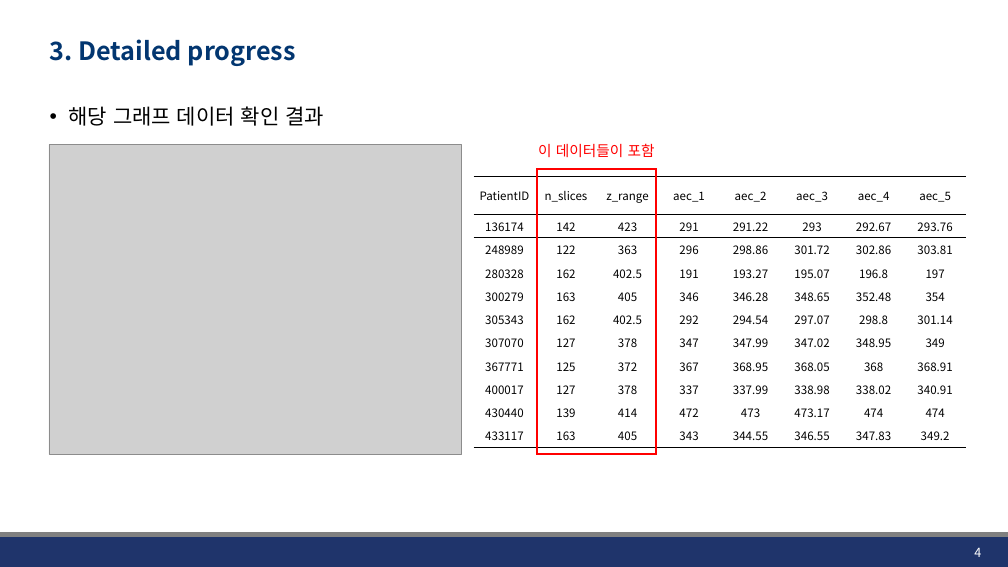
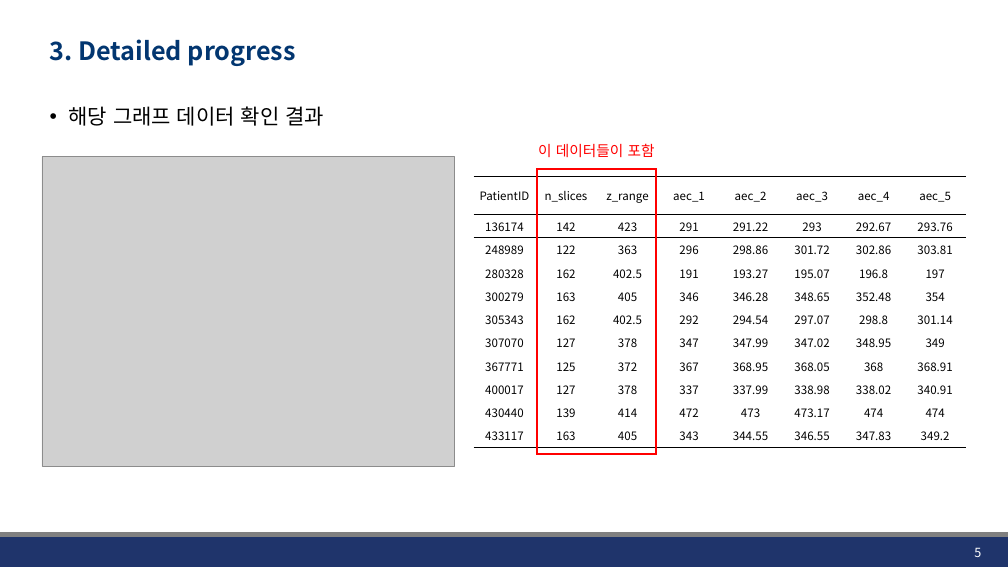
Before and after one commit to JHWannabe/2026-1_Study, a slide deck: slide 5 of 연구자료/260612_AEC_preprocessing.pptx (slide 4 before the commit). Drawn at 1008x567 pixels with LibreOffice and Linux fonts; fonts in the diff are those of the drawing; grey boxes stand for pictures; background and template pictures are left out. Boxes give left, top, right and bottom in pixels: in the first picture for what was removed or moved away, otherwise in the second. Text is boxed around its words. In the diff, an @@ line names an element or a change of style, - is before the commit and + after.

```diff
--- a/연구자료/260612_AEC_preprocessing.pptx
+++ b/연구자료/260612_AEC_preprocessing.pptx
@@ picture: place and size @@
-picture at <box>49,144,461,454</box>
+picture at <box>42,157,454,467</box>
@@ page number at <box>974,547,981,557</box>: text changed @@
-4
+5
```
Also in this commit, not shown: 6 other slides changed, 14 slides added, 7 slides removed.
